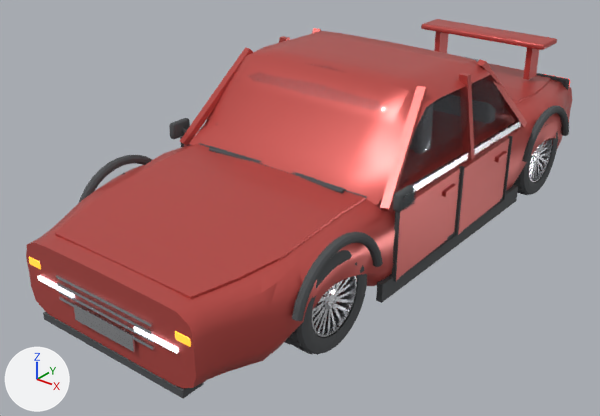
A saved change to the glTF model godot/assets/vehicles/sports.glb.
One viewpoint serves both versions: a 50 mm lens placed at (3.39, -4.87, 3.03), pointed at (-0.17, -0.41, 0.26). The axes (+X, +Y, +Z) are drawn at lower left. The lights are the same throughout. The picture after the commit comes second. Where no turn or scale is listed for an object, it has been applied to the vertices. Vertices at exactly the same position are counted once.

Before the edit, the objects in view are built like this:
```python
me_door_rear_right = bpy.data.meshes.new('door-rear-right')
me_door_rear_right.from_pydata(...)  # 34 vertices, 60 faces; spans x -0.042..0.028, y -0.371..0.37, z -0.259..0.259
me_door_rear_right.materials.append(mat_paintc)  # red #c4504b
me_sports_saloon_0 = bpy.data.meshes.new('sports-saloon_0')
me_sports_saloon_0.from_pydata(...)  # 2090 vertices, 4136 faces; spans x -0.95..0.95, y -2.42..2.42, z -0.62..0.62
me_sports_saloon_0.materials.append(mat_paintc)  # red #c4504b
me_sports_saloon_1 = bpy.data.meshes.new('sports-saloon_1')
me_sports_saloon_1.from_pydata(...)  # 2332 vertices, 4480 faces; spans x -1.02..1.02, y -2.43..2.43, z -0.45..0.45
me_sports_saloon_1.materials.append(mat_trim)  # dark grey #4d5052
ob_door_rear_right_001 = bpy.data.objects.new('door-rear-right.001', me_door_rear_right)
ob_door_rear_right_001.location = (0.961, 0.339, 0.509)
ob_sports_saloon_0 = bpy.data.objects.new('sports-saloon_0', me_sports_saloon_0)
ob_sports_saloon_0.location = (0.0, 0.0, 0.77)
ob_sports_saloon_1 = bpy.data.objects.new('sports-saloon_1', me_sports_saloon_1)
ob_sports_saloon_1.location = (0.0, 0.0, 0.452)
# also in view: 'sports-saloon_2' at (0.0, 0.08, 1.05); 'wheel-rear-right/trim' at (0.79, 1.45, 0.37); 'bonnet.001' at (0.0, -1.6, 0.72); 'door-front-right.001' at (0.95, -0.45, 0.51); 'sports-saloon_6' at (0.0, -0.01, 0.47)
```
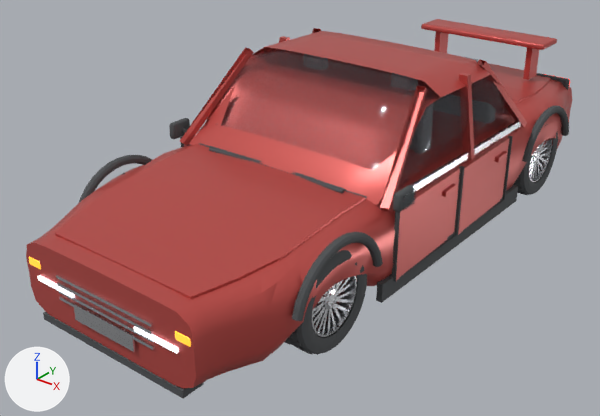
Location of each change, [x1, y1, x2, y2] in pixels of the pictures (600 x 416 px):
part 1 of me_sports_saloon_0, deleted (red): before [180, 47, 441, 203]
'sports-saloon_2', unchanged, uncovered by the edit: before [185, 55, 516, 210]; after [185, 48, 516, 210]

Diff of the bpy script that builds the scene:
```diff
--- a/godot/assets/vehicles/sports.glb.py
+++ b/godot/assets/vehicles/sports.glb.py
@@ me_sports_saloon_0 @@
 # used by ob_sports_saloon_0; location = (0.0, 0.0, 0.77)
-me_sports_saloon_0.from_pydata(...)  # 2090 vertices, 4136 faces; spans x -0.95..0.95, y -2.42..2.42, z -0.62..0.62
+me_sports_saloon_0.from_pydata(...)  # 2073 vertices, 4072 faces; spans x -0.95..0.95, y -2.42..2.42, z -0.62..0.62
+# me_sports_saloon_0 part 1
+# 17 vertices are removed from x -0.69..0.69, y -0.54..-0.37, z 0.39..0.6
+# 60 faces are deleted
+# other edits to the shape of me_sports_saloon_0 do not show in these pictures
 me_sports_saloon_0.materials.append(mat_paintc)
```
